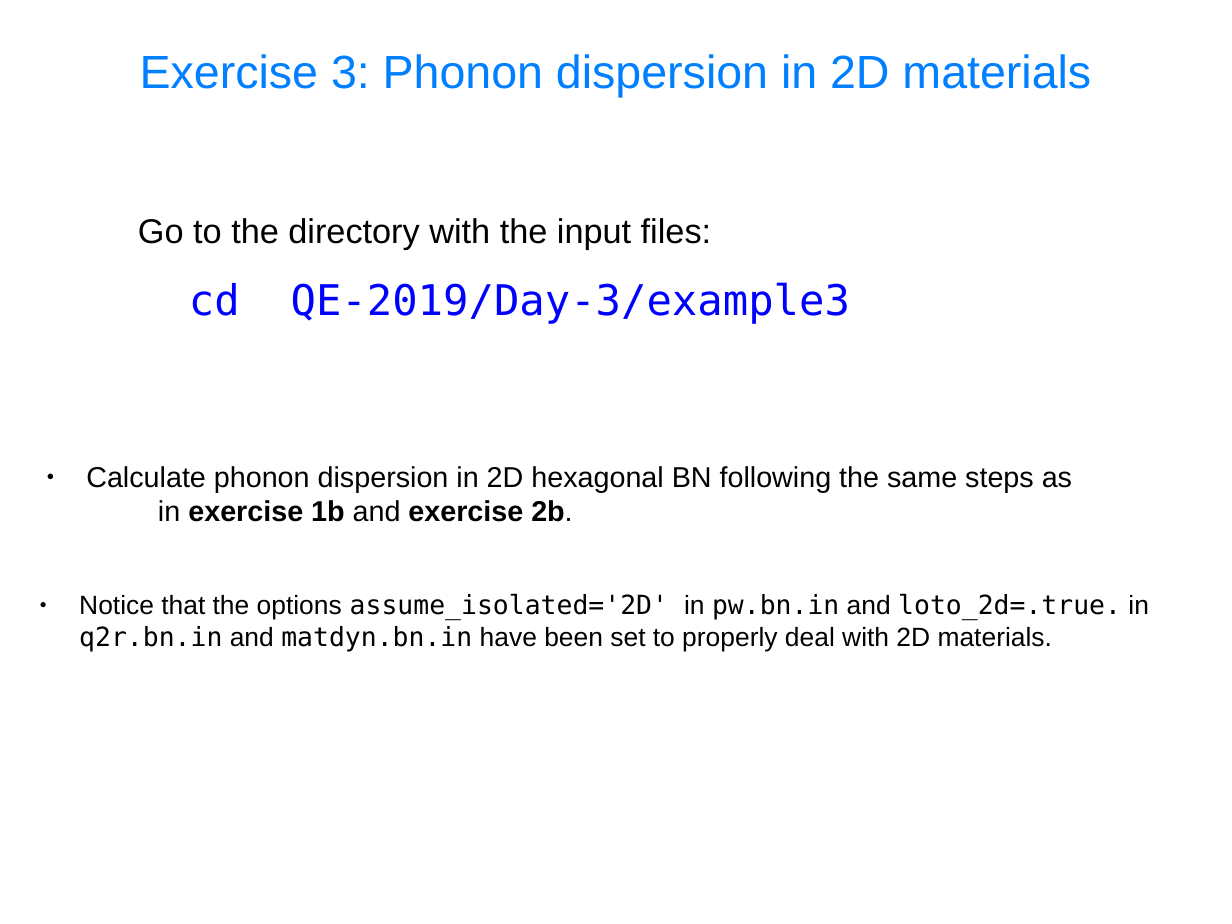
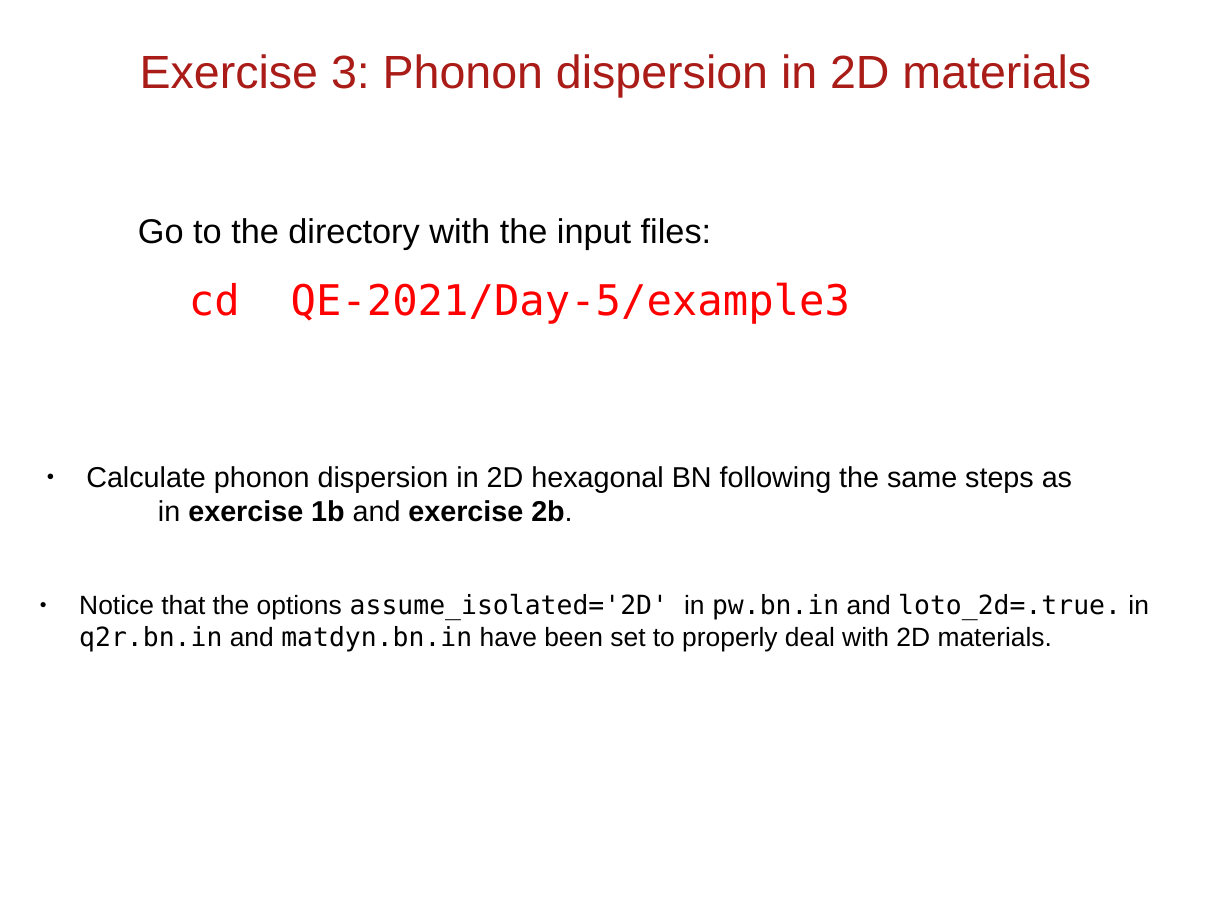
Before and after one commit to thepranab/materials-for-max-qe2021-online-school, a slide deck: slide 42 of slides.sources/handson-day5.odp. Drawn at 1232x924 pixels with LibreOffice and Linux fonts; fonts in the diff are those of the drawing. Boxes give left, top, right and bottom in pixels: in the first picture for what was removed or moved away, otherwise in the second. Text is boxed around its words. In the diff, an @@ line names an element or a change of style, - is before the commit and + after.

```diff
--- a/slides.sources/handson-day5.odp
+++ b/slides.sources/handson-day5.odp
@@ title "Exercise 3: Phonon dispersion in ..." at (x1=140, y1=54, x2=1091, y2=97): text colour #007FFF to #AA1C18 @@
@@ text at (x1=189, y1=282, x2=850, y2=324): text changed; text colour #0000FF to #FF0000 @@
-cd QE-2019/Day-3/example3
+cd QE-2021/Day-5/example3
```
Also in this commit, not shown: 43 other slides changed, 3 slides added, 1 slide removed, 3 other files.
